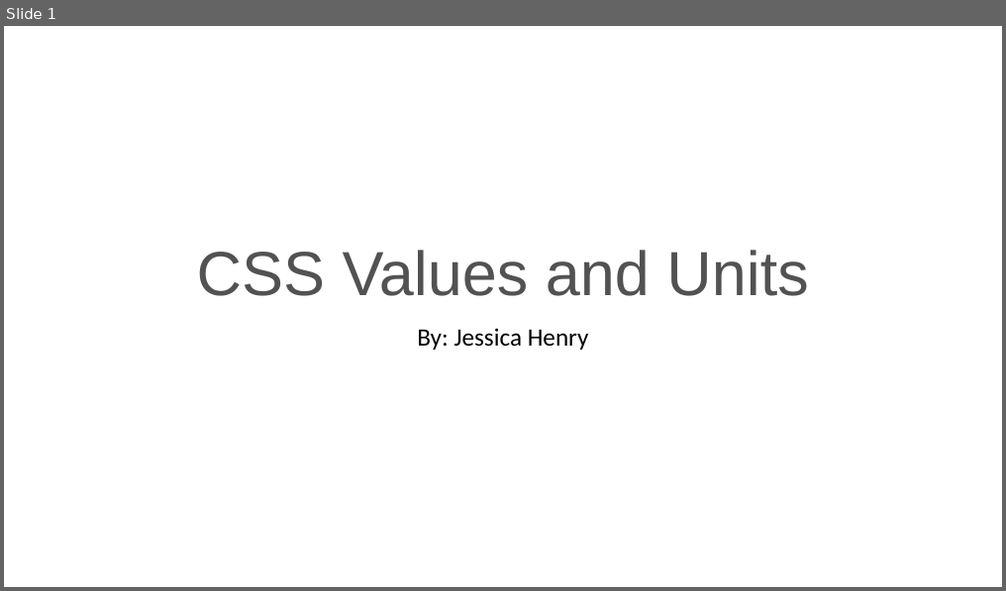
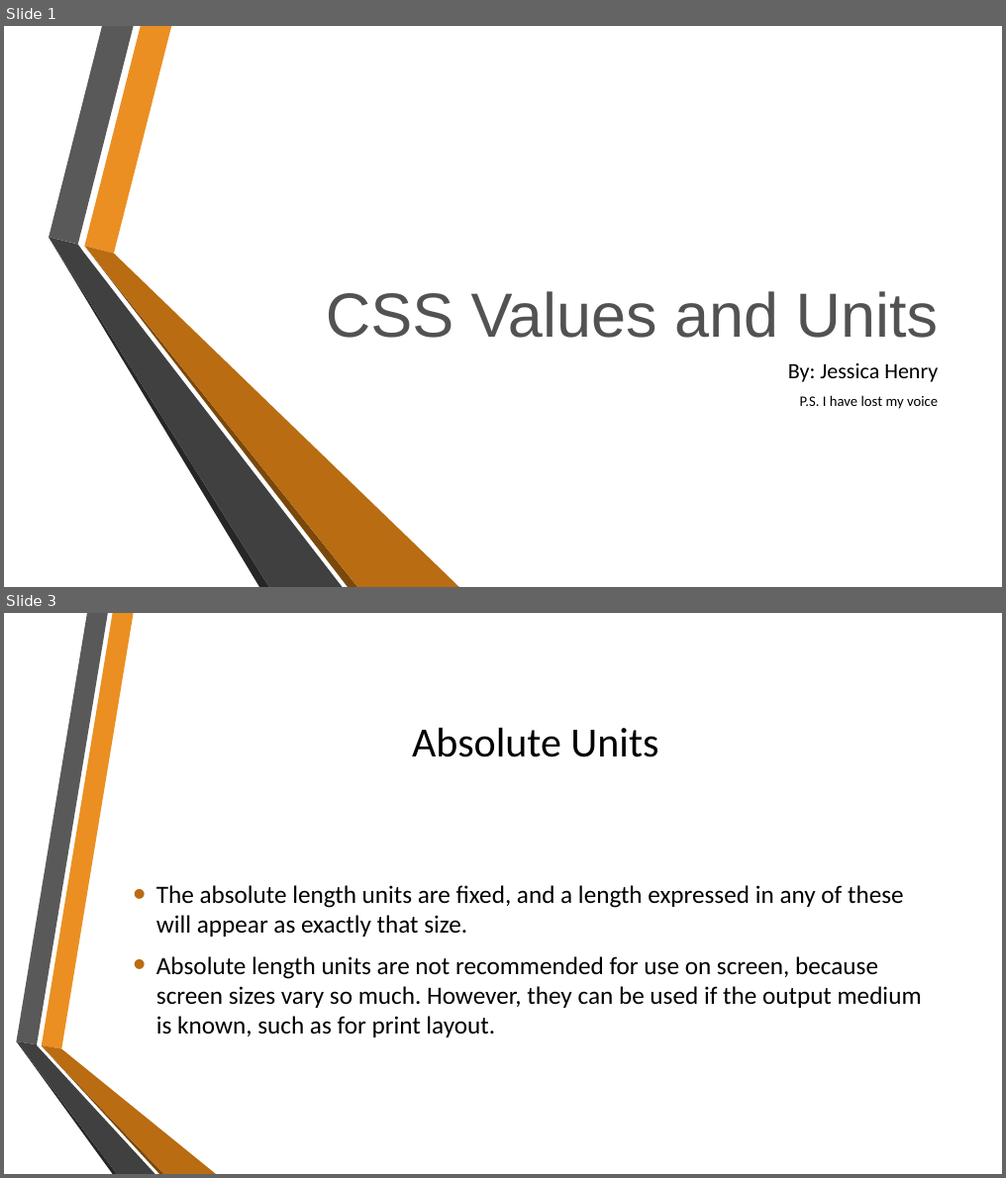
Before and after one commit to JHenry07/wdd230, a slide deck: CSS Values and Units.pptx. Shown one above the other, each under a label of ours: slide 1 before the commit, slides 1 and 3 after it; the slides between them are not shown. The pictures are 1006x591 and 1006x1178 pixels, drawn with LibreOffice and Linux fonts; fonts in the diff are those of the drawing; background and template pictures are left out. Boxes give left, top, right and bottom in pixels: in the first picture for what was removed or moved away, otherwise in the second. Text is boxed around its words. In the diff, an @@ line names an element or a change of style, - is before the commit and + after.

```diff
--- a/CSS Values and Units.pptx
+++ b/CSS Values and Units.pptx
@@ slide 3 added at bbox=[4, 613, 1002, 1174], background picture (left out) @@
@@ title added at bbox=[412, 728, 658, 758], 40 pt, text #000000 @@
+Absolute Units
@@ text added at bbox=[156, 885, 922, 1038], 24 pt, text #000000 @@
+• The absolute length units are fixed, and a length expressed in any of these will appear as exactly that size.
+• Absolute length units are not recommended for use on screen, because screen sizes vary so much. However, they can be used if the output medium is known, such as for print layout.
@@ group added at bbox=[16, 613, 216, 1174]: 6 freeform shapes @@
@@ slide 1 changed as well @@
@@ title "CSS Values and Units": place and size @@
-title "CSS Values and Units" at bbox=[197, 250, 808, 296]
+title "CSS Values and Units" at bbox=[326, 291, 938, 338]
@@ title "CSS Values and Units" at bbox=[326, 291, 938, 338]: alignment centre to right; line spacing 0.9 to 1 @@
@@ group added at bbox=[49, 26, 460, 587]: 6 freeform shapes @@
@@ subtitle "By: Jessica Henry": place and size @@
-subtitle "By: Jessica Henry" at bbox=[417, 328, 589, 350]
+subtitle "By: Jessica Henry" at bbox=[788, 364, 938, 409]
@@ subtitle at bbox=[788, 364, 938, 382]: size 24 to 21 pt in "By: Jessica Henry"; alignment centre to right; line spacing 0.9 to 1 @@
@@ subtitle at bbox=[800, 395, 938, 409]: paragraph added @@
+P.S. I have lost my voice
```
Also in this commit, not shown: 5 other slides added, 3 slides removed, 4 other files.
